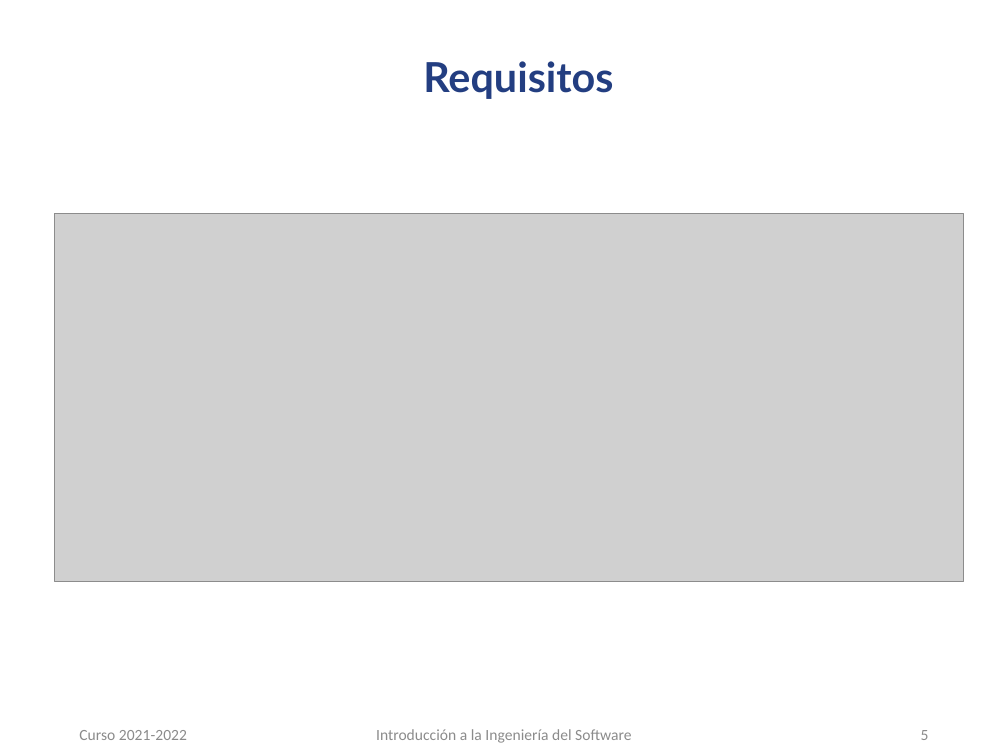
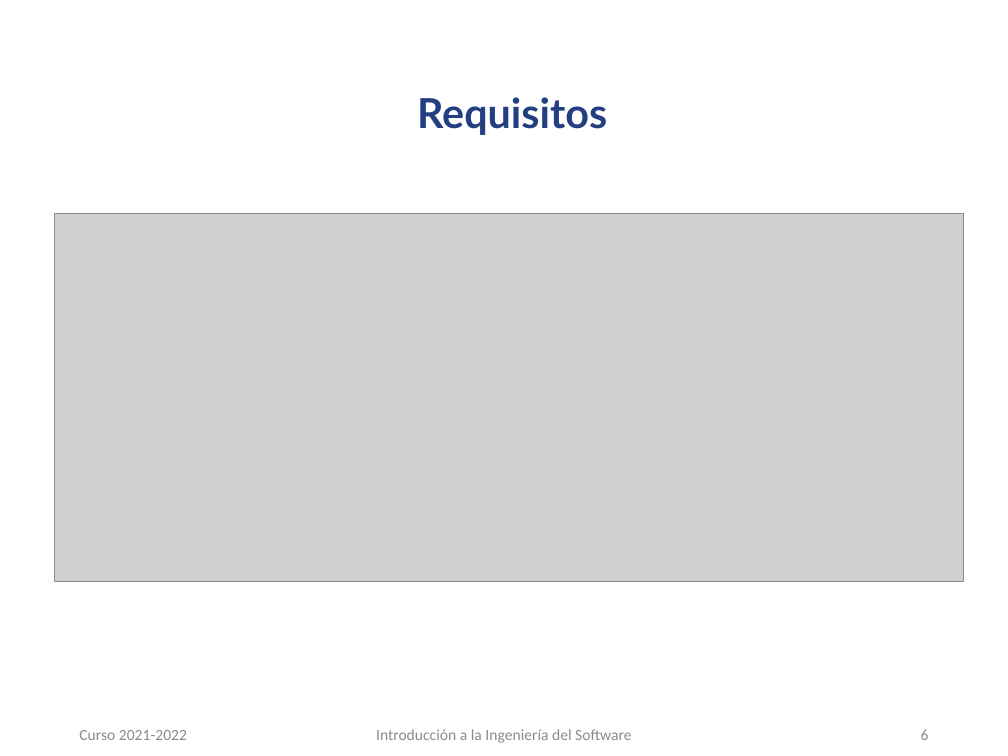
Before and after one commit to carloscmor/PRIMERA_FILA, a slide deck: slide 6 of PFentertainment_presentación.pptx (slide 5 before the commit). Drawn at 1008x756 pixels with LibreOffice and Linux fonts; fonts in the diff are those of the drawing; grey boxes stand for pictures; background and template pictures are left out. Boxes give left, top, right and bottom in pixels: in the first picture for what was removed or moved away, otherwise in the second. Text is boxed around its words. In the diff, an @@ line names an element or a change of style, - is before the commit and + after.

```diff
--- a/PFentertainment_presentación.pptx
+++ b/PFentertainment_presentación.pptx
@@ title "Requisitos": place and size @@
-title "Requisitos" at box(423, 61, 613, 99)
+title "Requisitos" at box(417, 97, 607, 135)
@@ page number at box(921, 729, 929, 740): text changed @@
-5
+6
```
Also in this commit, not shown: 9 other slides changed, 11 slides added.
